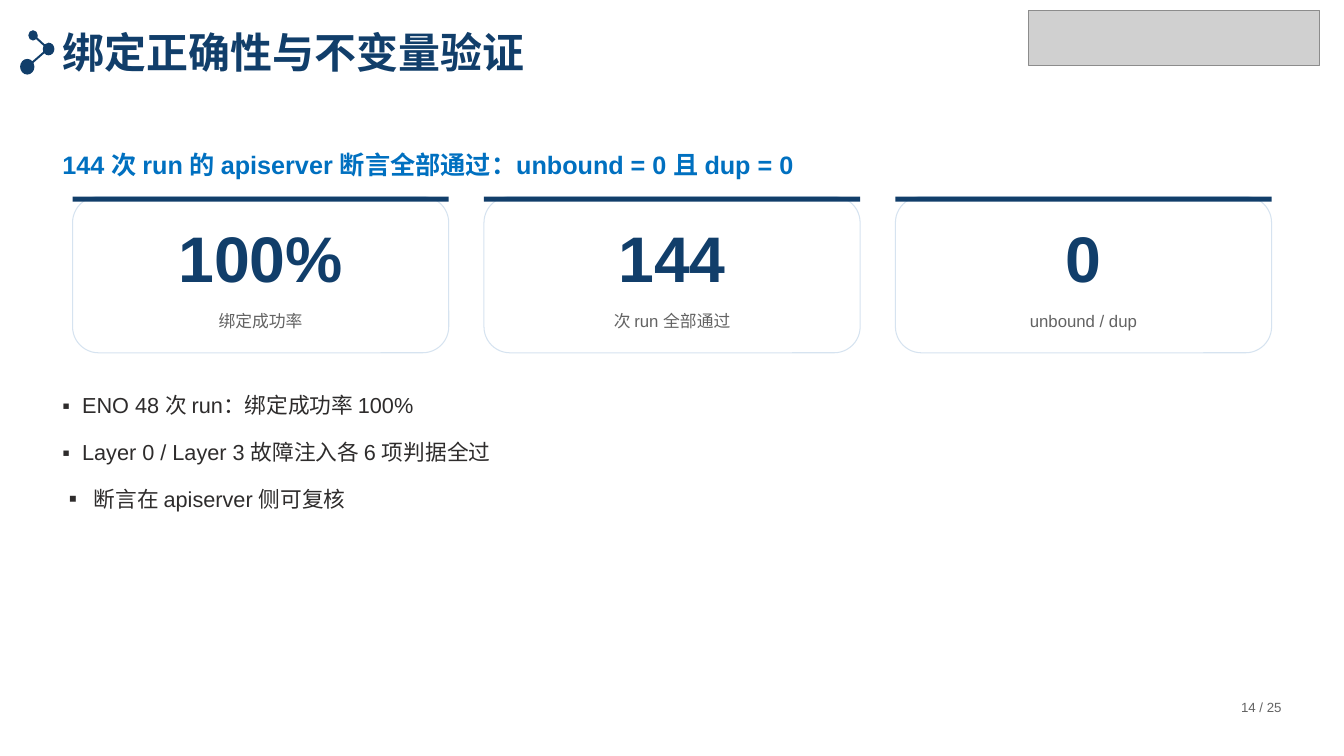
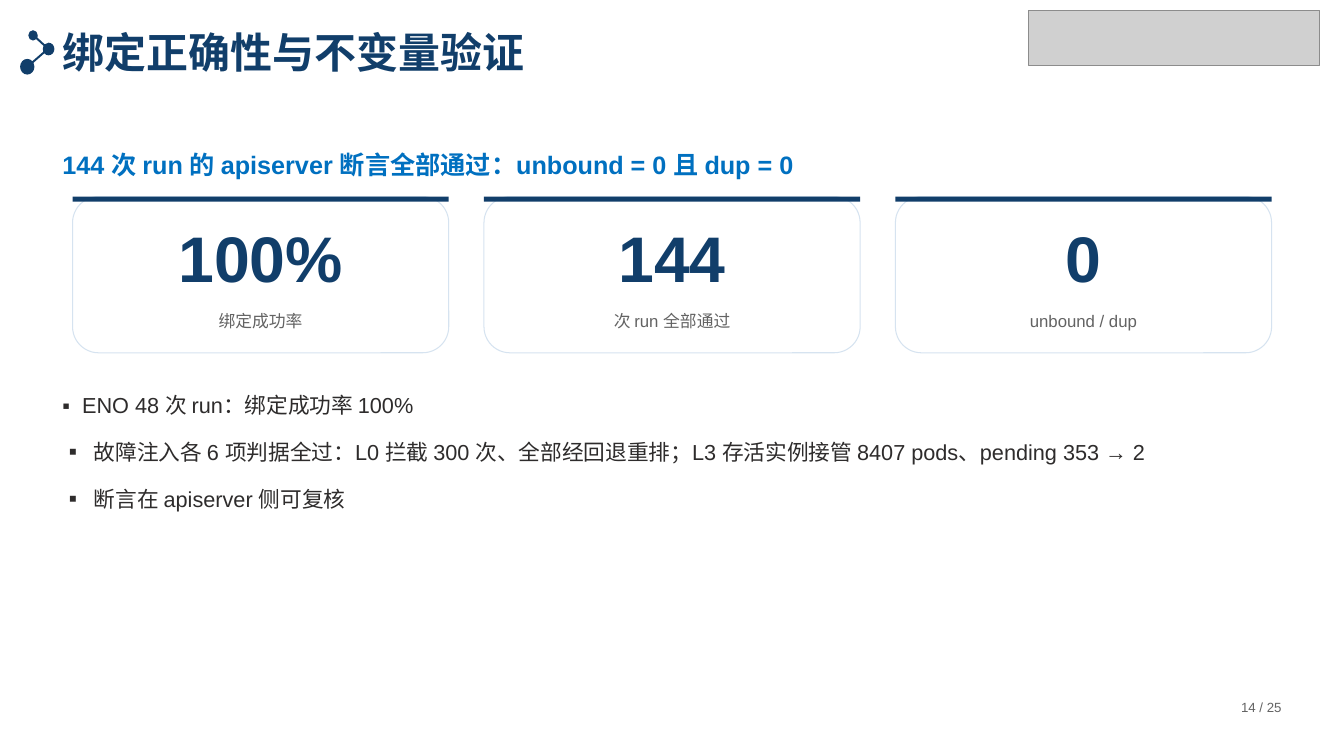
Before and after one commit to tengfei86/godel-scheduler, a slide deck: slide 14 of docs/thesis/defense/答辩PPT-北航模板版.pptx. Drawn at 1344x756 pixels with LibreOffice and Linux fonts; fonts in the diff are those of the drawing; grey boxes stand for pictures. Boxes give left, top, right and bottom in pixels: in the first picture for what was removed or moved away, otherwise in the second. Text is boxed around its words. In the diff, an @@ line names an element or a change of style, - is before the commit and + after.

```diff
--- a/docs/thesis/defense/答辩PPT-北航模板版.pptx
+++ b/docs/thesis/defense/答辩PPT-北航模板版.pptx
@@ text at (94,441,1145,465): text changed @@
-▪ Layer 0 / Layer 3 故障注入各 6 项判据全过
+▪ 故障注入各 6 项判据全过：L0 拦截 300 次、全部经回退重排；L3 存活实例接管 8407 pods、pending 353 → 2
```
Also in this commit, not shown: 3 other files.
